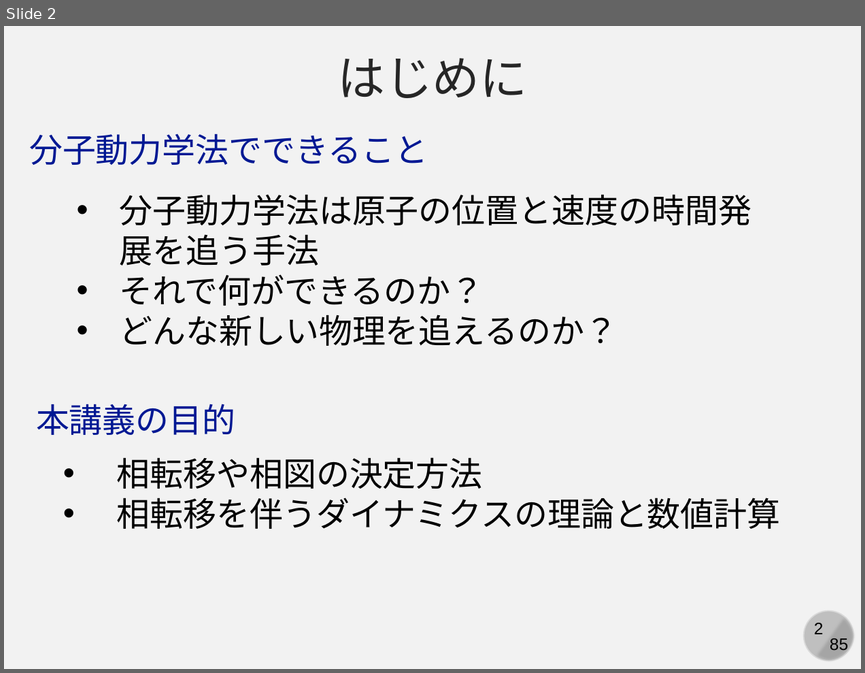
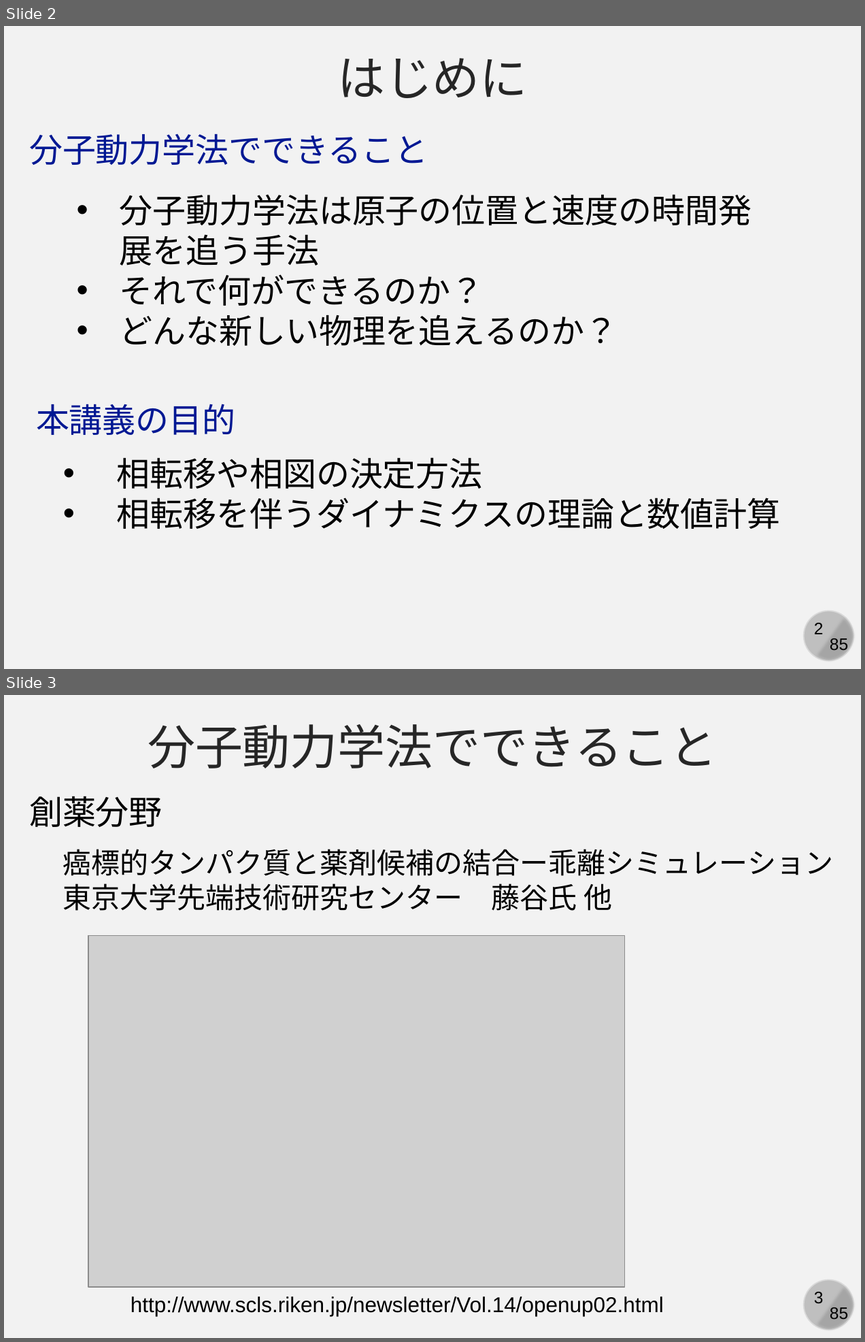
Before and after one commit to kaityo256/yamagata2022, a slide deck: 05_md_advanced/yamagata05.pptx. Shown one above the other, each under a label of ours: slide 2 before the commit, slides 2 and 3 after it. The pictures are 865x673 and 865x1342 pixels, drawn with LibreOffice and Linux fonts; fonts in the diff are those of the drawing; grey boxes stand for pictures. Boxes give left, top, right and bottom in pixels: in the first picture for what was removed or moved away, otherwise in the second. Text is boxed around its words. In the diff, an @@ line names an element or a change of style, - is before the commit and + after.

```diff
--- a/05_md_advanced/yamagata05.pptx
+++ b/05_md_advanced/yamagata05.pptx
@@ slide 3 added at <box>4,695,861,1338</box>, background #F2F2F2; not listed: 4 template elements that a slide beside it also shows @@
@@ text added at <box>147,724,717,768</box>, 40 pt, text #262626 @@
+分子動力学法でできること
@@ text added at <box>29,796,162,827</box>, 28 pt, text #000000 @@
+創薬分野
@@ text added at <box>63,849,833,911</box>, 24 pt, text #000000 @@
+癌標的タンパク質と薬剤候補の結合ー乖離シミュレーション
+東京大学先端技術研究センター 藤谷氏 他
@@ picture added at <box>88,936,624,1287</box> @@
@@ text added at <box>130,1296,664,1316</box>, 18 pt, text #000000 @@
+http://www.scls.riken.jp/newsletter/Vol.14/openup02.html
```
Also in this commit, not shown: 2 other slides added.
